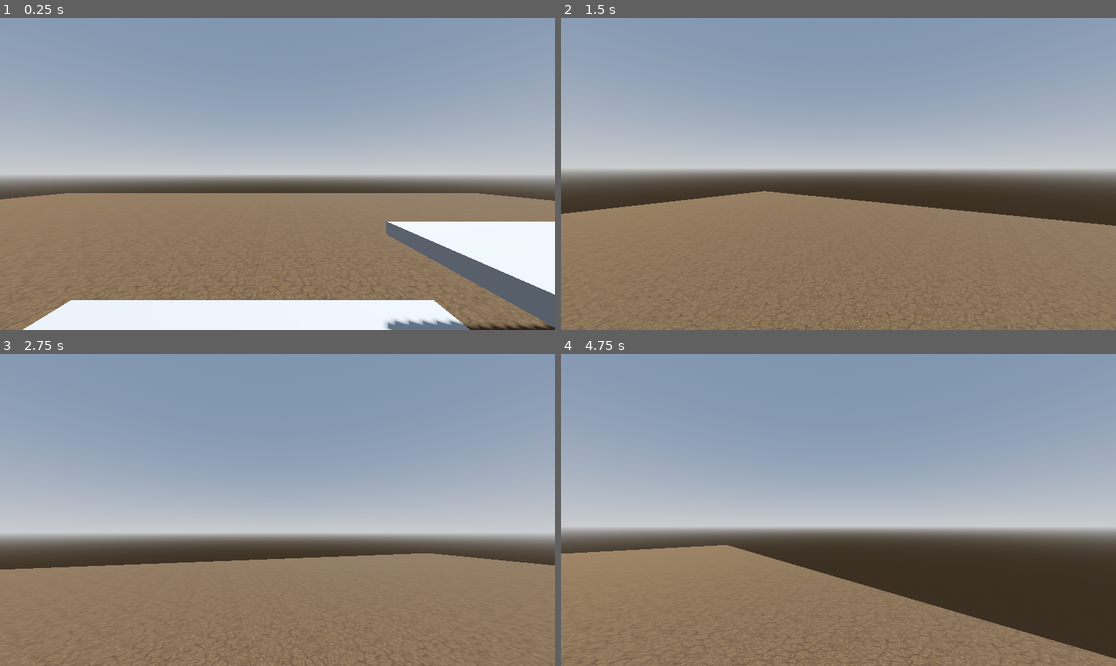
Above: before the commit, frames 1-4 (two rows, left to right).
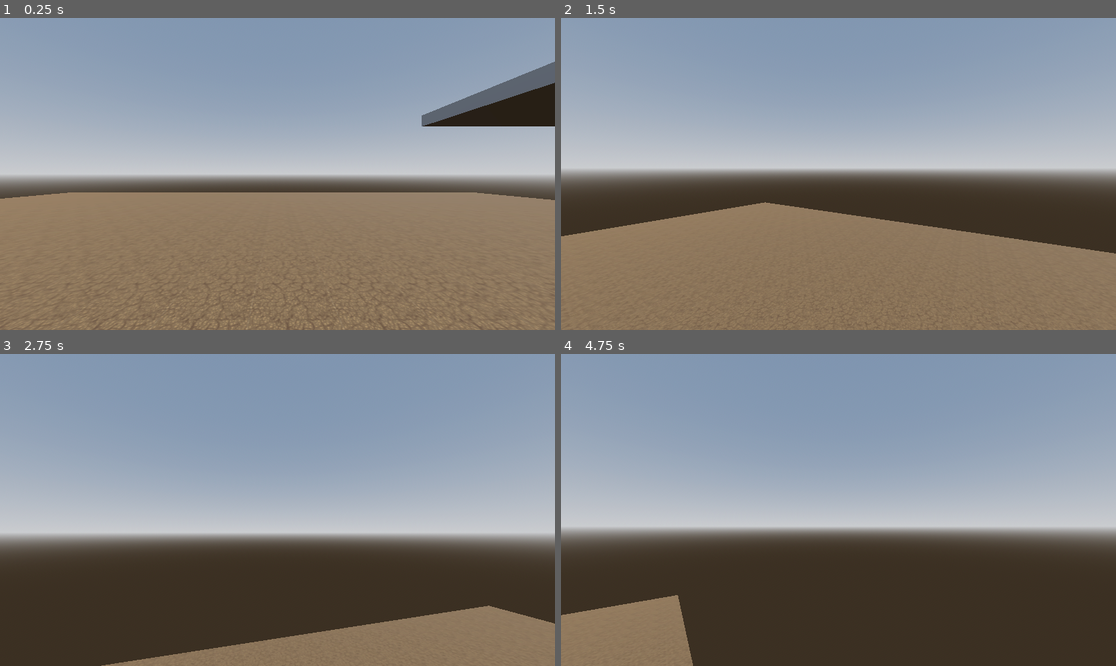
Above: after the commit, the same moments.

Repository: itotoostressed/Don-t-Look-Down-2
Game: Godot game, scene res://map.tscn
The game is run twice, just before and just after one commit, with the same random seed, the same clock (stepped at 60 frames per second) and the same inputs.
Inputs (mouse positions are in pixels of both pictures, inside the frame that each line leads up to):
- Up to frame 1 (0.25 s): no input
- Up to frame 2 (1.5 s): tap Enter at 0.5 s; move the mouse to (866, 174) at 0.52 s; hold W (moveForward) from 0.53 s (still down); tap Space (jump) at 0.77 s; move the mouse to (810, 174) at 1.27 s
- Up to frame 3 (2.75 s): keep holding W (moveForward); tap Space (jump) at 1.52 s; move the mouse to (288, 503) at 2.02 s
- Up to frame 4 (4.75 s): keep holding W (moveForward); move the mouse to (832, 516) at 2.77 s; tap Space (jump) at 3.02, 3.77, 4.52 s; move the mouse to (877, 513) at 3.52 s; move the mouse to (794, 506) at 4.27 s

The runs differ from the first frame. In frame 1, 16% of the frame differs, in the area x 0-100%, y 14-100%; in frame 2, 6.0%; in frame 3, 25%, in the area x 0-100%, y 63-100%; in frame 4, 21%.

Commit message:
added random generation to platforms & platform detection

Diff:
--- a/don't-look-down-2/character_body_3d.gd
+++ b/don't-look-down-2/character_body_3d.gd
@@ -1,10 +1,10 @@
 extends CharacterBody3D
 
 var numJumps = 0
-var maxJumps = 1
+var maxJumps = 2
 const SENSITIVITY = 0.01
 const SPEED = 5.0
-const JUMP_VELOCITY = 4.5
+const JUMP_VELOCITY = 6.5
 
 @onready var head = $Head
 @onready var camera = $Head/Camera3D
--- a/don't-look-down-2/map.gd
+++ b/don't-look-down-2/map.gd
@@ -3,9 +3,72 @@
 @onready var player = $Player
 var platformScene = load("res://platform.tscn")
 
+# Configuration variables
+var platform_count = 20          # Total number of platforms to spawn
+var min_x_distance = 2.0         # Minimum horizontal distance between platforms
+var max_x_distance = 6.0         # Maximum horizontal distance
+var min_z_distance = -3.0        # Minimum depth variation
+var max_z_distance = 3.0         # Maximum depth variation
+var min_y_increase = 1.0         # Minimum vertical increase
+var max_y_increase = 3.0         # Maximum vertical increase
+var no_overlap_radius = 2.5      # Vertical range where platforms shouldn't overlap
+
 func _ready():
+	var last_position = Vector3.ZERO  # Start from origin
+	var platform_positions = []       # Track all platform positions
 
-	for i in range(5):
+	for i in range(platform_count):
 		var platform_instance = platformScene.instantiate()
-		platform_instance.position = Vector3(4* i, i * 1, 0)
+		var new_position = Vector3.ZERO
+		var valid_position_found = false
+
+		# Try to find a valid position
+		for attempt in range(platform_count):
+			# Calculate random offsets
+			var x_offset = randf_range(min_x_distance, max_x_distance)
+			var z_offset = randf_range(min_z_distance, max_z_distance)
+			var y_increase = randf_range(min_y_increase, max_y_increase)
+
+			# Randomly decide if platform goes left or right
+			if randf() > 0.5:
+				x_offset = -x_offset
+
+			# Calculate candidate position
+			new_position = Vector3(
+				last_position.x + x_offset,
+				last_position.y + y_increase,
+				last_position.z + z_offset
+			)
+
+			# Check if this position overlaps with any existing platform
+			if not _position_overlaps(new_position, platform_positions):
+				valid_position_found = true
+				break
+
+		# If we couldn't find a valid position, just use the last attempt
+		if not valid_position_found:
+			print("Warning: Couldn't find non-overlapping position after ", platform_count, " attempts")
+
+		platform_instance.position = new_position
 		add_child(platform_instance)
+
+		# Update tracking variables
+		platform_positions.append(new_position)
+		last_position = new_position
+
+# Helper function to check if a position overlaps with existing platforms
+func _position_overlaps(position: Vector3, existing_positions: Array) -> bool:
+	for existing_pos in existing_positions:
+		# Calculate horizontal distance (ignore Y-axis for this check)
+		var horizontal_dist = Vector2(position.x, position.z).distance_to(
+			Vector2(existing_pos.x, existing_pos.z)
+		)
+
+		# Check vertical range
+		var vertical_diff = abs(position.y - existing_pos.y)
+
+		# Platforms are too close both horizontally and vertically
+		if horizontal_dist < min_x_distance && vertical_diff < no_overlap_radius:
+			return true
+
+	return false
